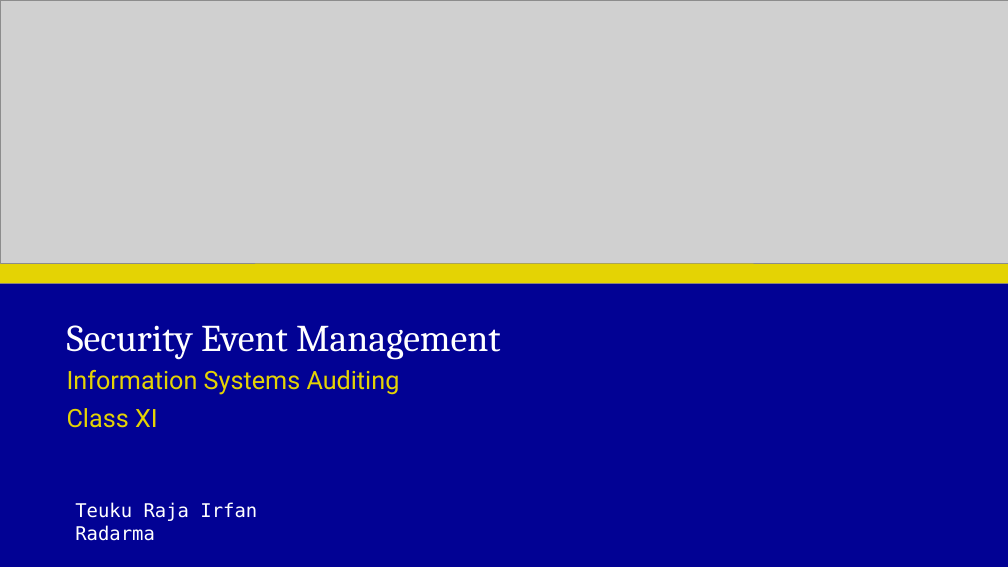
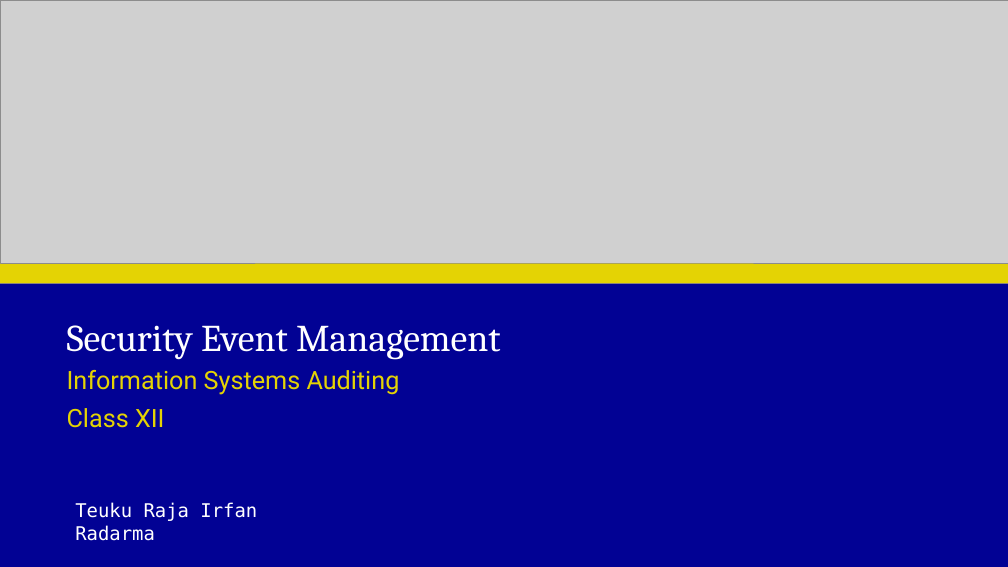
Before and after one commit to irfanradarma/Audit-SI, a slide deck: slide 1 of Slides/2026/12 - Security Event Management.pptx. Drawn at 1008x567 pixels with LibreOffice and Linux fonts; fonts in the diff are those of the drawing; grey boxes stand for pictures; background and template pictures are left out. Boxes give left, top, right and bottom in pixels: in the first picture for what was removed or moved away, otherwise in the second. Text is boxed around its words. In the diff, an @@ line names an element or a change of style, - is before the commit and + after.

```diff
--- a/Slides/2026/12 - Security Event Management.pptx
+++ b/Slides/2026/12 - Security Event Management.pptx
@@ subtitle at (67, 408, 164, 428): text changed @@
-Class XI
+Class XII
```
Also in this commit, not shown: 1 other slide changed, 1 slide removed, 1 other file.
